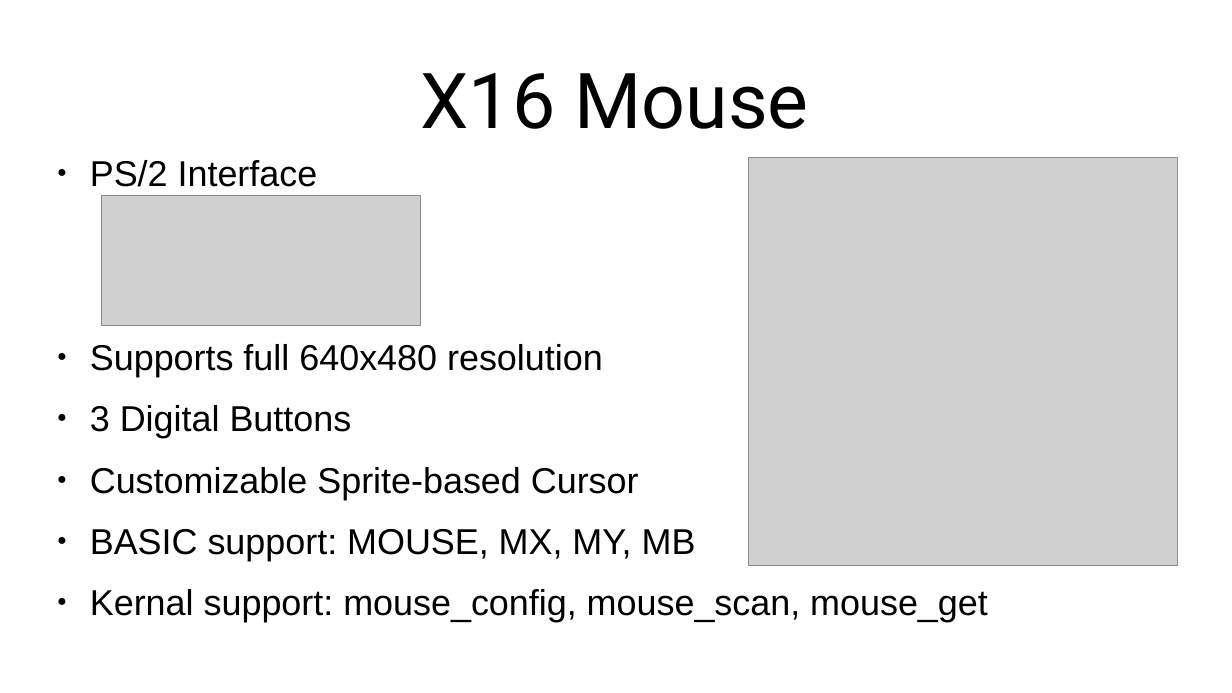
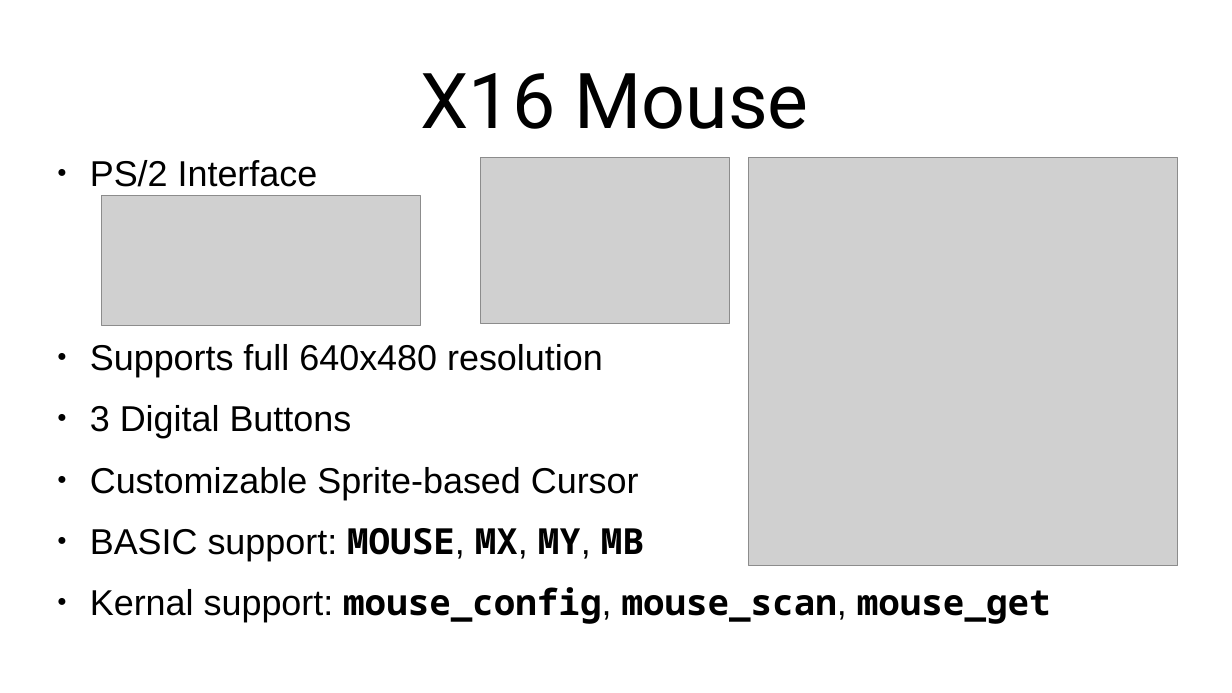
Before and after one commit to SlithyMatt/x16-assembly-tutorial, a slide deck: slide 2 of Lesson14/Lesson14.odp. Drawn at 1232x693 pixels with LibreOffice and Linux fonts; fonts in the diff are those of the drawing; grey boxes stand for pictures. Boxes give left, top, right and bottom in pixels: in the first picture for what was removed or moved away, otherwise in the second. Text is boxed around its words. In the diff, an @@ line names an element or a change of style, - is before the commit and + after.

Commit message:
final draft of lesson 14 slides and script

```diff
--- a/Lesson14/Lesson14.odp
+++ b/Lesson14/Lesson14.odp
@@ picture added at bbox=[481, 158, 729, 323] @@
@@ text at bbox=[90, 528, 1051, 624]: font Arial to Noto Sans Mono, bold on in "MOUSE, MX, MY, MB", "mouse_config, mouse_scan, mouse_get" @@
```
Also in this commit, not shown: 1 other file.
